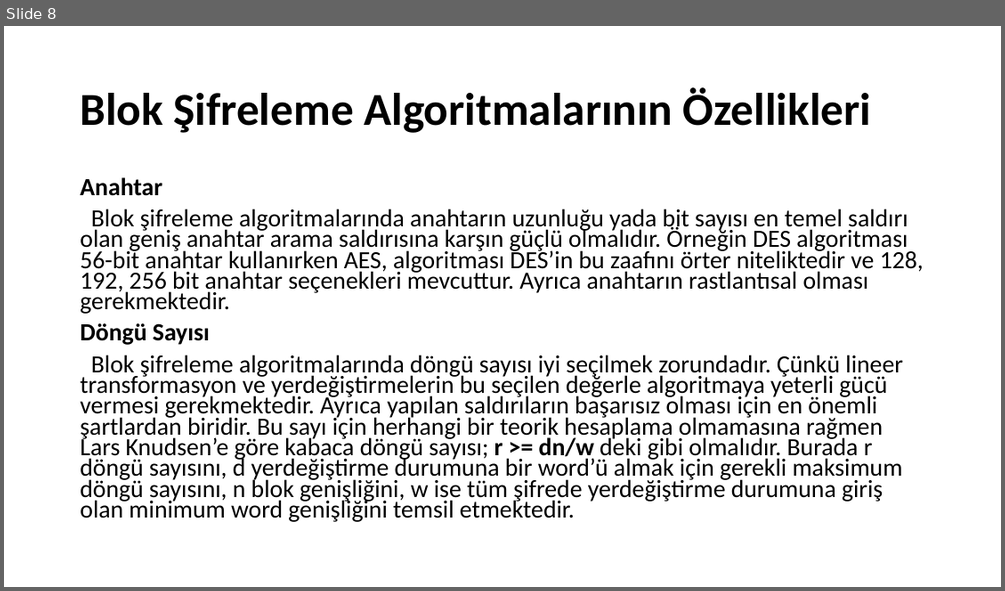
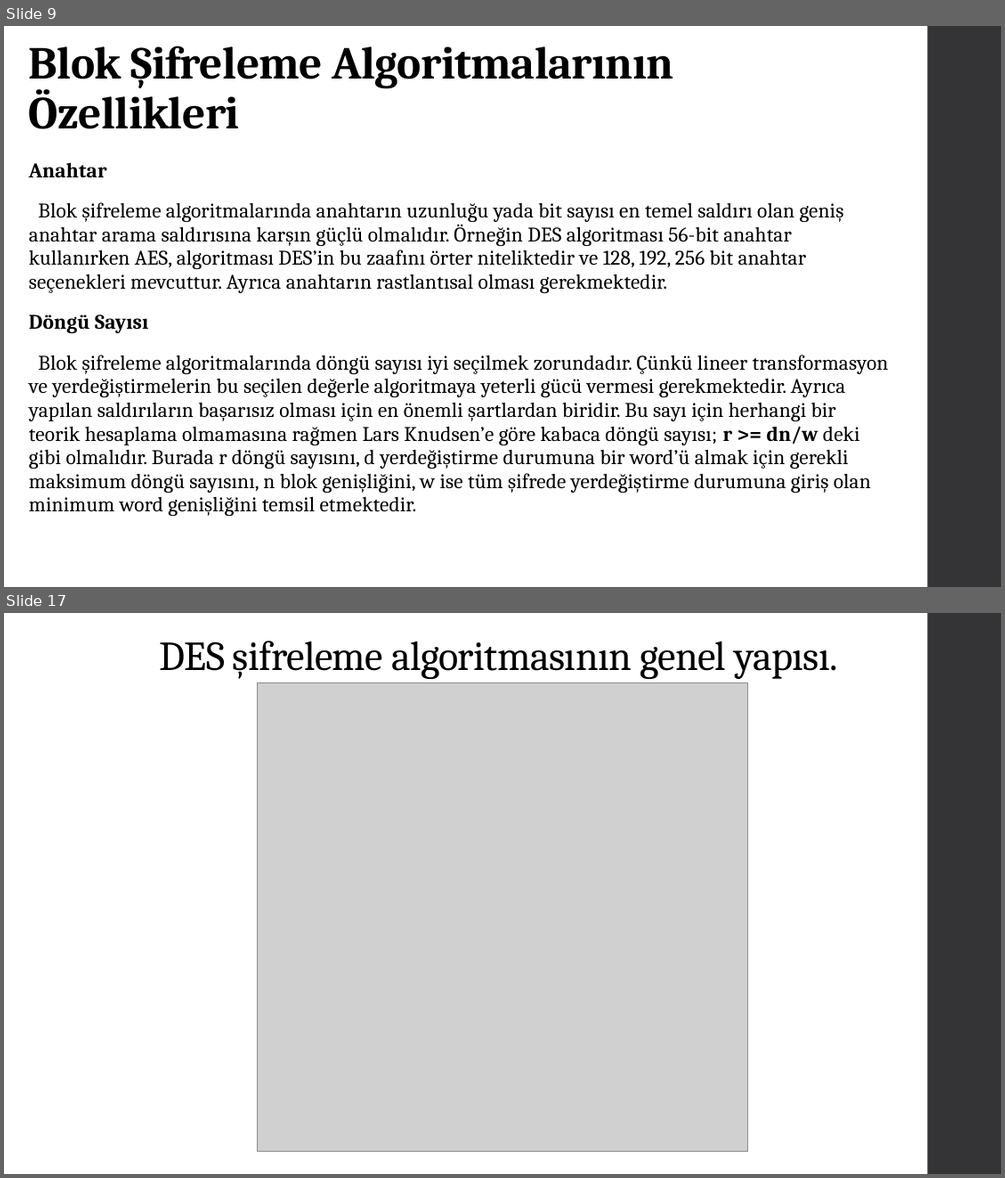
Before and after one commit to Asroyx/assay, a slide deck: sifreleme algoritma.pptx. Shown one above the other, each under a label of ours: slide 8 before the commit, slides 9 and 17 after it; the slides between them are not shown. The pictures are 1005x591 and 1005x1178 pixels, drawn with LibreOffice and Linux fonts; fonts in the diff are those of the drawing; grey boxes stand for pictures. Boxes give left, top, right and bottom in pixels: in the first picture for what was removed or moved away, otherwise in the second. Text is boxed around its words. In the diff, an @@ line names an element or a change of style, - is before the commit and + after.

```diff
--- a/sifreleme algoritma.pptx
+++ b/sifreleme algoritma.pptx
@@ slide 17 added at [4, 613, 1001, 1174], background #FFFFFF; not listed: 1 template element that a slide beside it also shows @@
@@ title added at [159, 641, 839, 679], 39.6 pt, text #000000 @@
+DES şifreleme algoritmasının genel yapısı.
@@ picture added at [258, 682, 748, 1151] @@
@@ what was slide 8 is now slide 9 @@
@@ slide 9 changed as well @@
@@ title "Blok Şifreleme Algoritmalarının Özellikleri": place and size @@
-title "Blok Şifreleme Algoritmalarının Özellikleri" at [80, 87, 871, 133]
+title "Blok Şifreleme Algoritmalarının Özellikleri" at [29, 46, 673, 129]
@@ title "Blok Şifreleme Algoritmalarının Özellikleri" at [29, 46, 673, 129]: font Calibri to Cambria, letter spacing 0 to -0.5 pt; vertical alignment middle to bottom @@
@@ rectangle added at [928, 26, 1001, 587], fill #353537 @@
@@ text "Anahtar": place and size @@
-text "Anahtar" at [80, 177, 923, 522]
+text "Anahtar" at [29, 162, 889, 516]
@@ text "Anahtar" at [29, 162, 889, 516]: size 23.8 to 20 pt, font Calibri to Cambria, letter spacing 0 to 0.1 pt; line spacing 0.7 to 0.95; more space between paragraphs @@
```
Also in this commit, not shown: 7 other slides changed, 9 other slides added.
